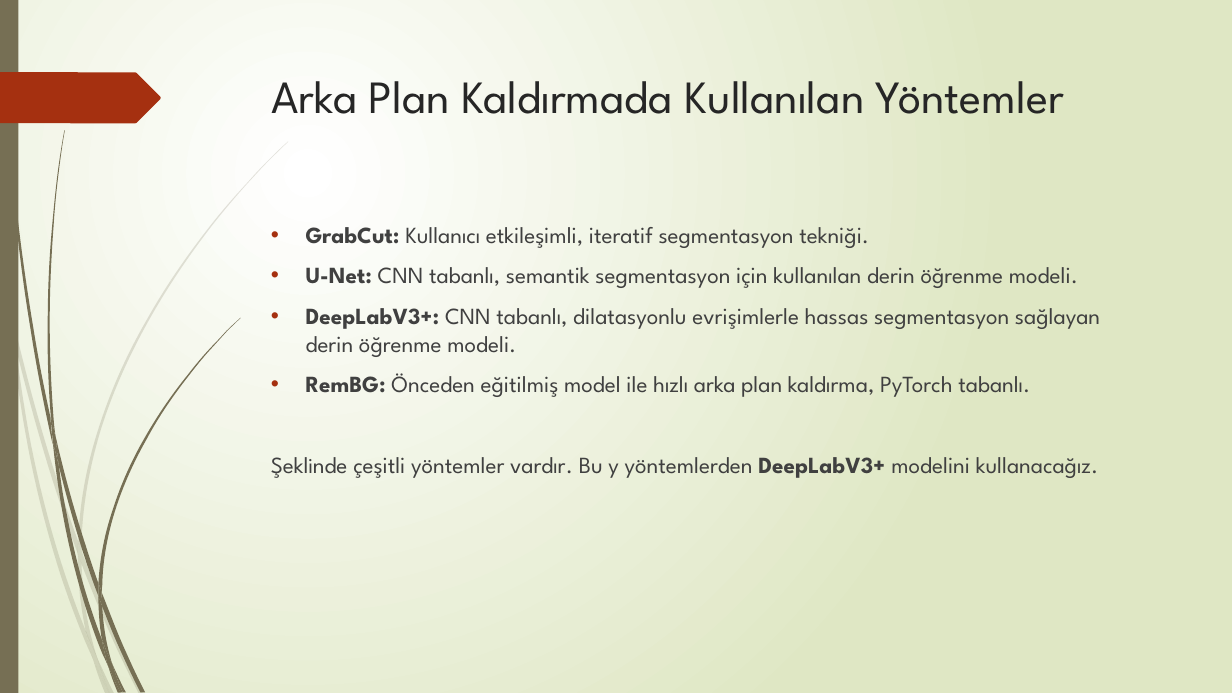
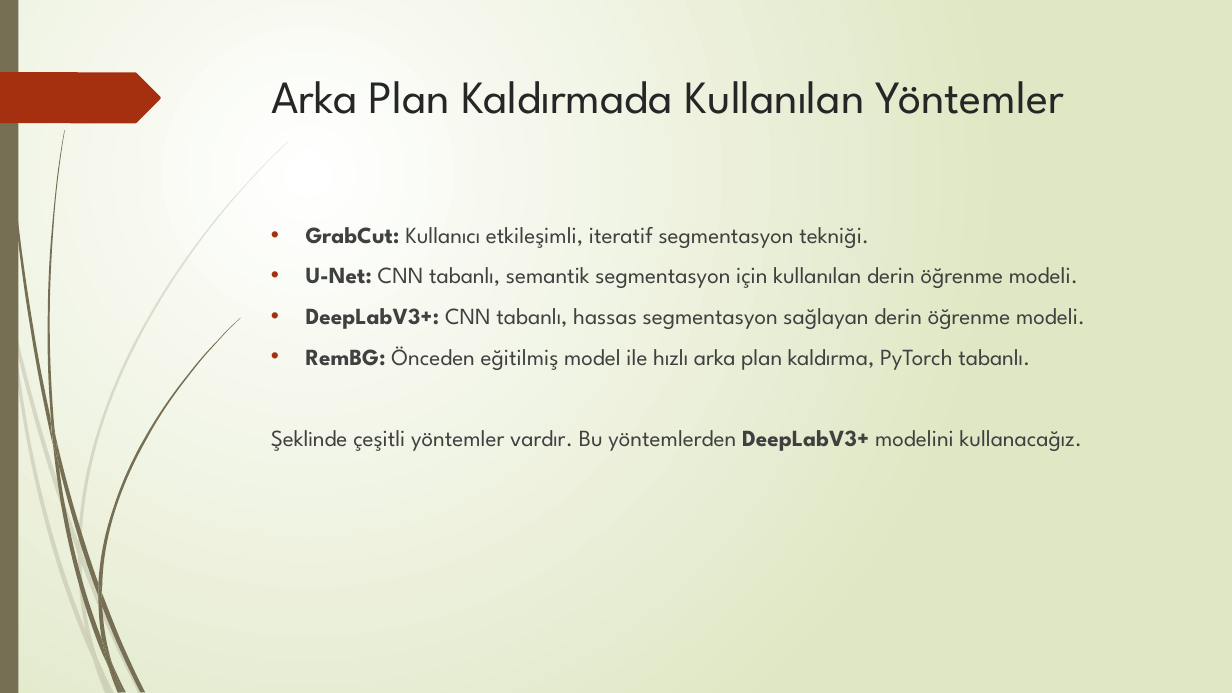
Before and after one commit to bilalcifci/arkaplan-kaldirma, a slide deck: slide 3 of Sunum/arka-plan-kaldirma.pptx. Drawn at 1232x693 pixels with LibreOffice and Linux fonts; fonts in the diff are those of the drawing. Boxes give left, top, right and bottom in pixels: in the first picture for what was removed or moved away, otherwise in the second. Text is boxed around its words. In the diff, an @@ line names an element or a change of style, - is before the commit and + after.

```diff
--- a/Sunum/arka-plan-kaldirma.pptx
+++ b/Sunum/arka-plan-kaldirma.pptx
@@ text at [306, 308, 1085, 329]: text changed @@
-• DeepLabV3+: CNN tabanlı, dilatasyonlu evrişimlerle hassas segmentasyon sağlayan derin öğrenme modeli.
+• DeepLabV3+: CNN tabanlı, hassas segmentasyon sağlayan derin öğrenme modeli.
@@ text at [271, 430, 1082, 451]: text changed @@
-Şeklinde çeşitli yöntemler vardır. Bu y yöntemlerden DeepLabV3+ modelini kullanacağız.
+Şeklinde çeşitli yöntemler vardır. Bu yöntemlerden DeepLabV3+ modelini kullanacağız.
```
Also in this commit, not shown: 1 other slide changed, 6 slides added, 1 slide removed, 7 other files.
